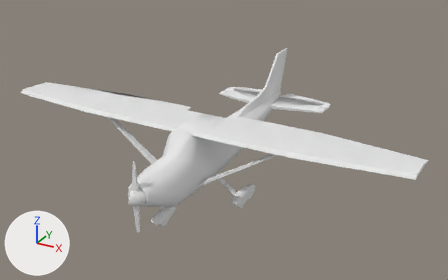
An edit to the OBJ model assets/plane/body.obj, drawn before and after from the same camera.
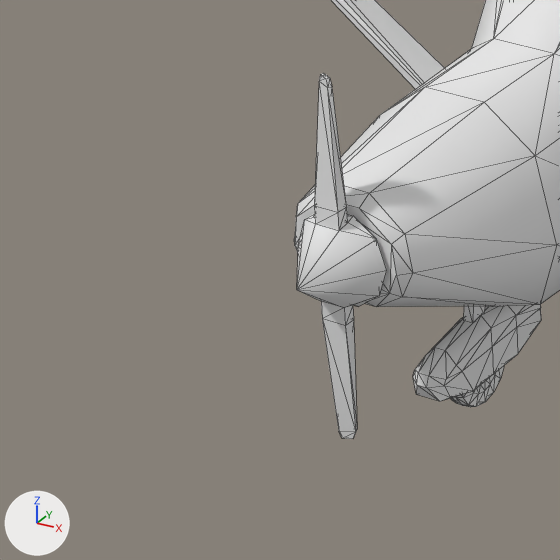
Each version appears first whole from a 50 mm lens placed at (7.44, -13.57, 6.43), pointed at (0.06, -0.14, -0.29), and next in a close-up on the part from 16% to 40% of the width and 52% to 92% of the height. The lights are fixed; the arrows at lower left show +X, +Y and +Z. The close-ups show mesh edges as thin lines. Where no turn or scale is listed for an object, it has been applied to the vertices. Vertices at the same position are counted once.

Names of what the first close-up shows: 'LowPolyPlane01.001'.
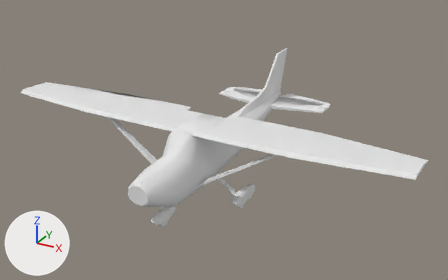
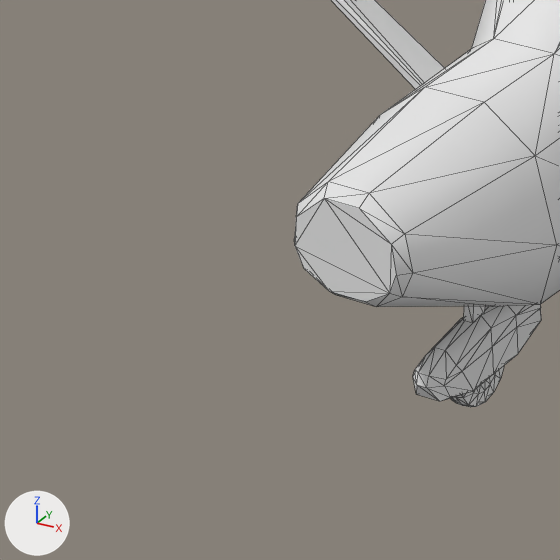
Location of each change, (x1, y1, x2, y2) in pixels of the close-ups (560 x 560 px):
'LowPolyPlane01.001', reshaped: before (294, 0, 560, 439); after (294, 0, 560, 407)
part 1 of me_lowpolyplane01_001, deleted: before (297, 73, 387, 439)

Edits to the bpy script that builds the scene:
```text
Change me_lowpolyplane01_001:
    where me_lowpolyplane01_001.from_pydata(...)  # 880 vertices, 1666 faces; spans x -5.55..5.47, y -4.3..4.11, z -1.42..1.24
    used by ob_lowpolyplane01_001; location = (0.0, 0.0, 0.0)
    me_lowpolyplane01_001 part 1: the loose piece of 43 vertices spanning x -0.23..0.23, y -4.3..-3.98, z -1.07..0.68 is deleted
```
